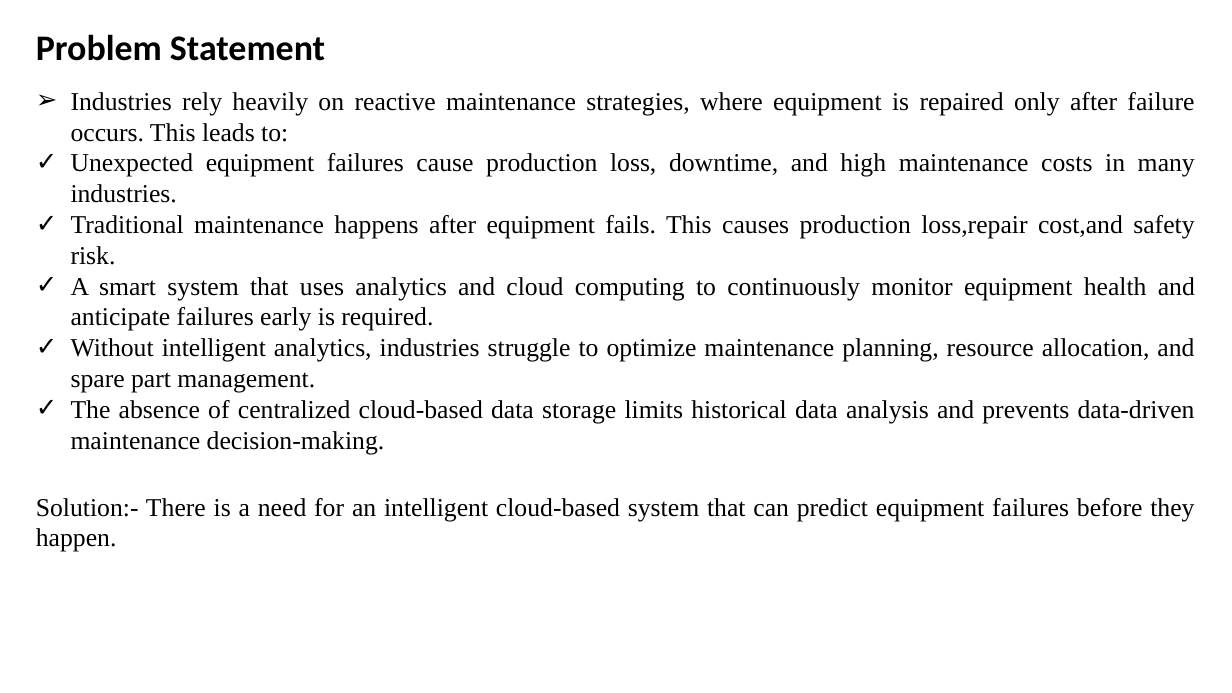
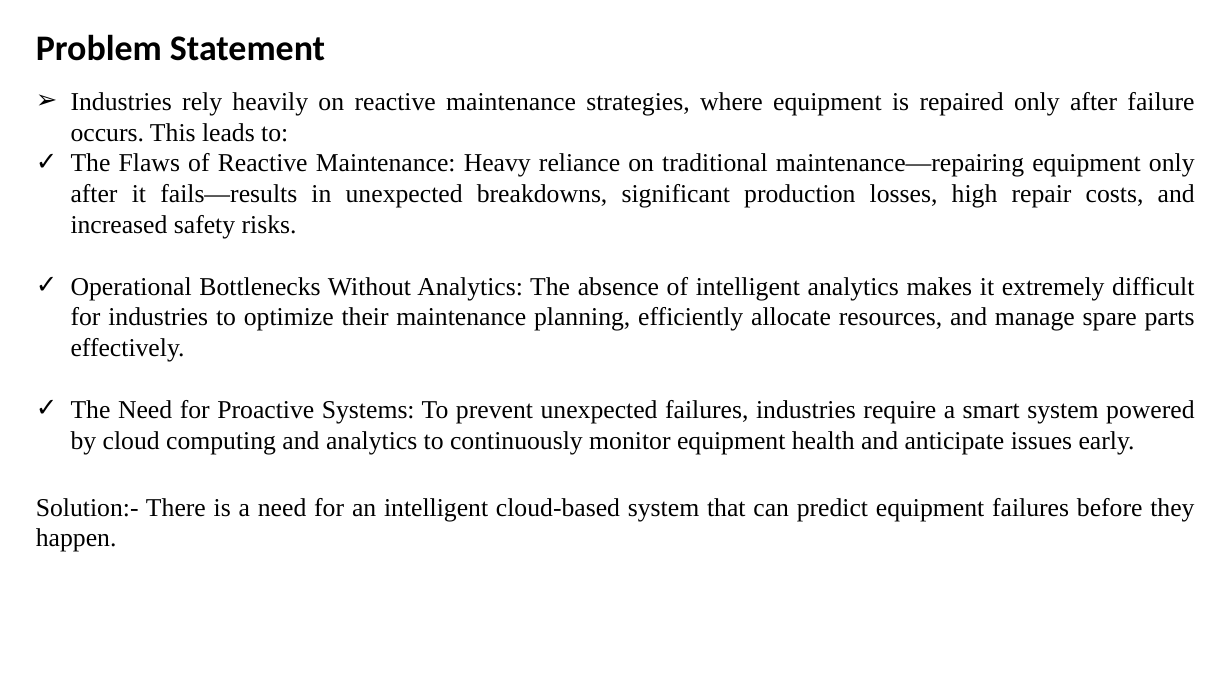
Before and after one commit to megh193/proactiveEquipmentCare, a slide deck: slide 4 of docs/Clg 2nd review.pptx. Drawn at 1232x693 pixels with LibreOffice and Linux fonts; fonts in the diff are those of the drawing. Boxes give left, top, right and bottom in pixels: in the first picture for what was removed or moved away, otherwise in the second. Text is boxed around its words. In the diff, an @@ line names an element or a change of style, - is before the commit and + after.

```diff
--- a/docs/Clg 2nd review.pptx
+++ b/docs/Clg 2nd review.pptx
@@ text at bbox=[71, 153, 1195, 454]: text changed @@
-✓ Unexpected equipment failures cause production loss, downtime, and high maintenance costs in many industries.
-✓ Traditional maintenance happens after equipment fails. This causes production loss,repair cost,and safety risk.
-✓ A smart system that uses analytics and cloud computing to continuously monitor equipment health and anticipate failures early is required.
-✓ Without intelligent analytics, industries struggle to optimize maintenance planning, resource allocation, and spare part management.
-✓ The absence of centralized cloud-based data storage limits historical data analysis and prevents data-driven maintenance decision-making.
+✓ The Flaws of Reactive Maintenance: Heavy reliance on traditional maintenance—repairing equipment only after it fails—results in unexpected breakdowns, significant production losses, high repair costs, and increased safety risks.
+✓ Operational Bottlenecks Without Analytics: The absence of intelligent analytics makes it extremely difficult for industries to optimize their maintenance planning, efficiently allocate resources, and manage spare parts effectively.
+✓ The Need for Proactive Systems: To prevent unexpected failures, industries require a smart system powered by cloud computing and analytics to continuously monitor equipment health and anticipate issues early.
```
Also in this commit, not shown: 4 other slides changed.
